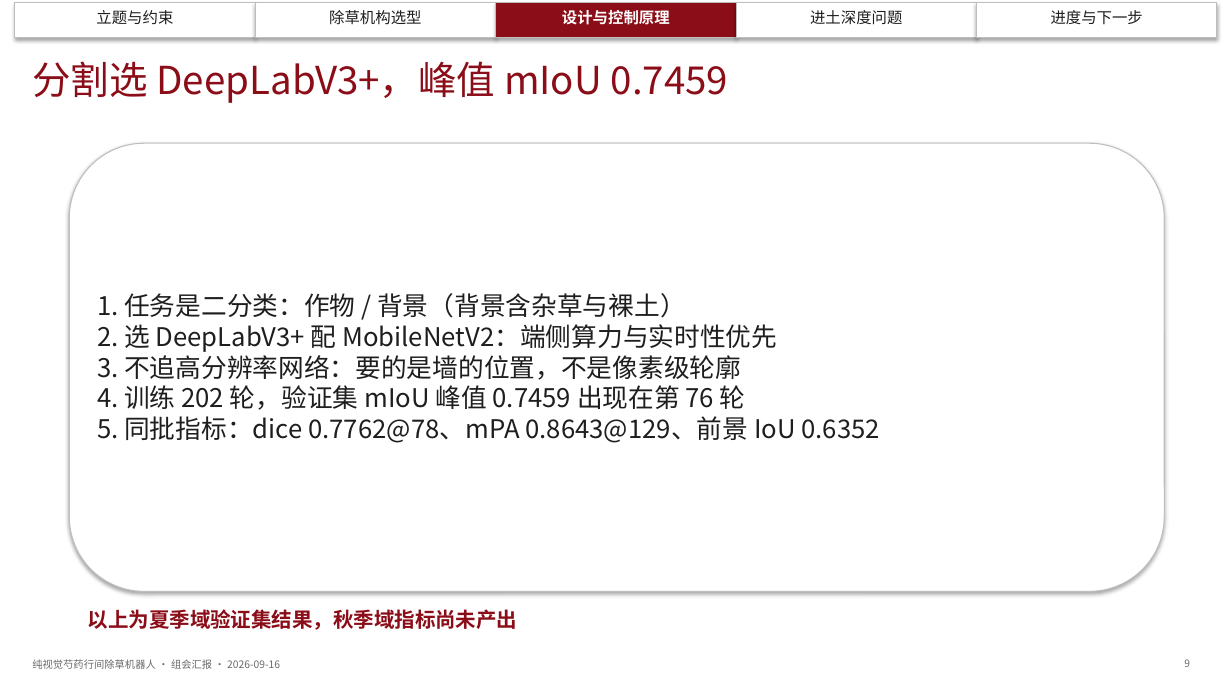
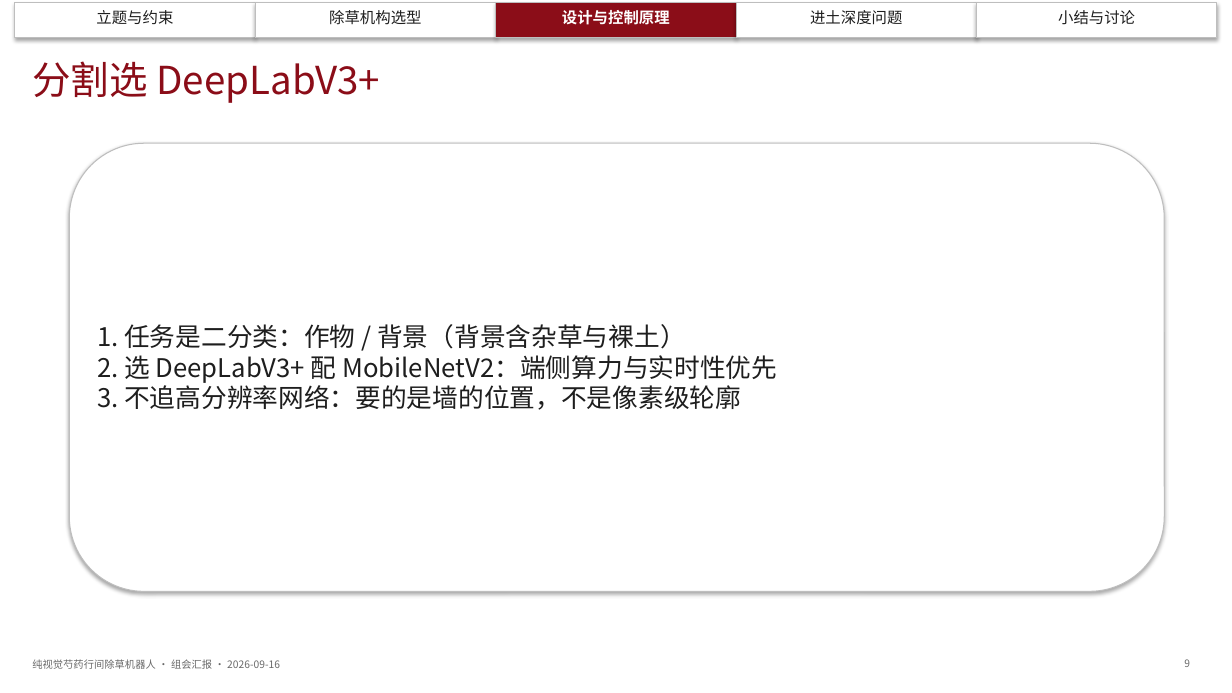
Before and after one commit to dangan2276326123-svg/zcode-chucao, a slide deck: slide 9 of docs/组会汇报_20260916/组会汇报_纯视觉芍药行间除草机器人_20260916.pptx. Drawn at 1232x693 pixels with LibreOffice and Linux fonts; fonts in the diff are those of the drawing. Boxes give left, top, right and bottom in pixels: in the first picture for what was removed or moved away, otherwise in the second. Text is boxed around its words. In the diff, an @@ line names an element or a change of style, - is before the commit and + after.

Commit message:
组会汇报 deck 第 2 版（09-16）：删进度页、第13页改直白版、15/16页重构为挂草与撞石主动抬刀
汇报人自己改了 pptx，先把他 6 处手改回写进 plan 作为权威内容再重出，避免覆盖：
汇报人姓名、行距 30~40cm、坡地 0~15°、删"未登记项"行、第 9 页去 mIoU 数字、
第 10 页删两条、第 11 页删"IPM 硬编码"、第 16 页判定依据去前缀。

结构变更：
- 删第 17 页进度表（汇报人要求）；结尾页保留，导航末段改名"小结与讨论"，
  三条讨论问题放回结尾 → deck 18 → 17 页
- 第 13 页标题改"中间刀还不能叫闭环：刀到位了，相机看不出来"，五条 bullet 全部
  重写为可讲版本（相机在车架上→刀移过去图像偏差不变→PID 把不变量当误差）
- 第 15/16 页按汇报人澄清重构：开放问题不是"定深精度"，而是**挂草缠绕与撞石头
  都无法感知、无法主动抬刀**。解法分两层：撞石靠机械卸载（剪切销/弹簧，不依赖
  传感器），挂草靠电机电流趋势（阈值须台架标定）；并写明 10 mm/s 抬 50 mm 要 5 秒，
  抬刀速度本身是瓶颈

诚实性守住两处：板上 ACS712 登记对象是**行走电机回路**，是否覆盖电推杆未跟线，
故页面写"待跟线确认"而不是"硬件已有只缺代码"；限幅数字保留"纯函数复现"限定词。

溯源表改为由 plan+证据合同自动生成，不会再与 deck 脱节；两个校验器均 passed，
PowerPoint COM 重导 17 张 PNG 目视复核（单页 PNG 仍不入库，一条命令可再生）。

台账：新增 Hw-19（行距/坡度现场确认值 vs ch02:14 冲突，论文待改 + 通过性余量待重算）；
Fw-11 状态补 09-14 已编码已编译；修 Fw-10/11/12 与 Hw-15/16 五行单元格数与表头不符
导致的表格错位（纯补齐列，未改任何原文字）。

```diff
--- a/docs/组会汇报_20260916/组会汇报_纯视觉芍药行间除草机器人_20260916.pptx
+++ b/docs/组会汇报_20260916/组会汇报_纯视觉芍药行间除草机器人_20260916.pptx
@@ text at [1058,10,1135,25]: text changed @@
-进度与下一步
+小结与讨论
@@ text at [32,61,379,103]: text changed @@
-分割选 DeepLabV3+，峰值 mIoU 0.7459
+分割选 DeepLabV3+
@@ text at [97,324,777,410]: text changed @@
-1. 任务是二分类：作物 / 背景（背景含杂草与裸土）
-2. 选 DeepLabV3+ 配 MobileNetV2：端侧算力与实时性优先
-3. 不追高分辨率网络：要的是墙的位置，不是像素级轮廓
-4. 训练 202 轮，验证集 mIoU 峰值 0.7459 出现在第 76 轮
-5. 同批指标：dice 0.7762@78、mPA 0.8643@129、前景 IoU 0.6352
+1. 任务是二分类：作物 / 背景（背景含杂草与裸土）
+2. 选 DeepLabV3+ 配 MobileNetV2：端侧算力与实时性优先
+3. 不追高分辨率网络：要的是墙的位置，不是像素级轮廓
@@ text removed at [88,609,518,630] @@
-以上为夏季域验证集结果，秋季域指标尚未产出
```
Also in this commit, not shown: 15 other slides changed, 1 slide removed, 7 other files.
